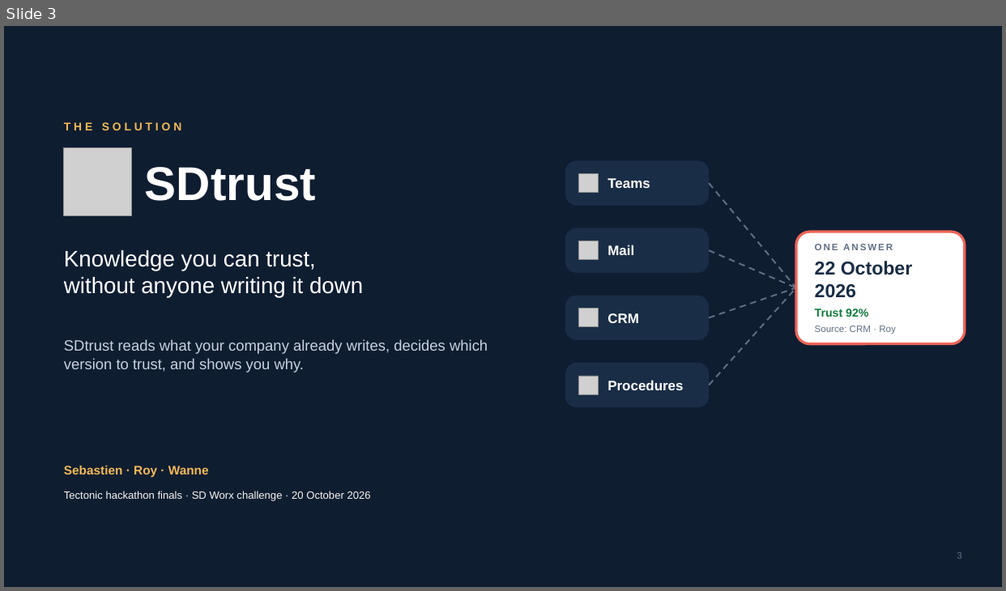
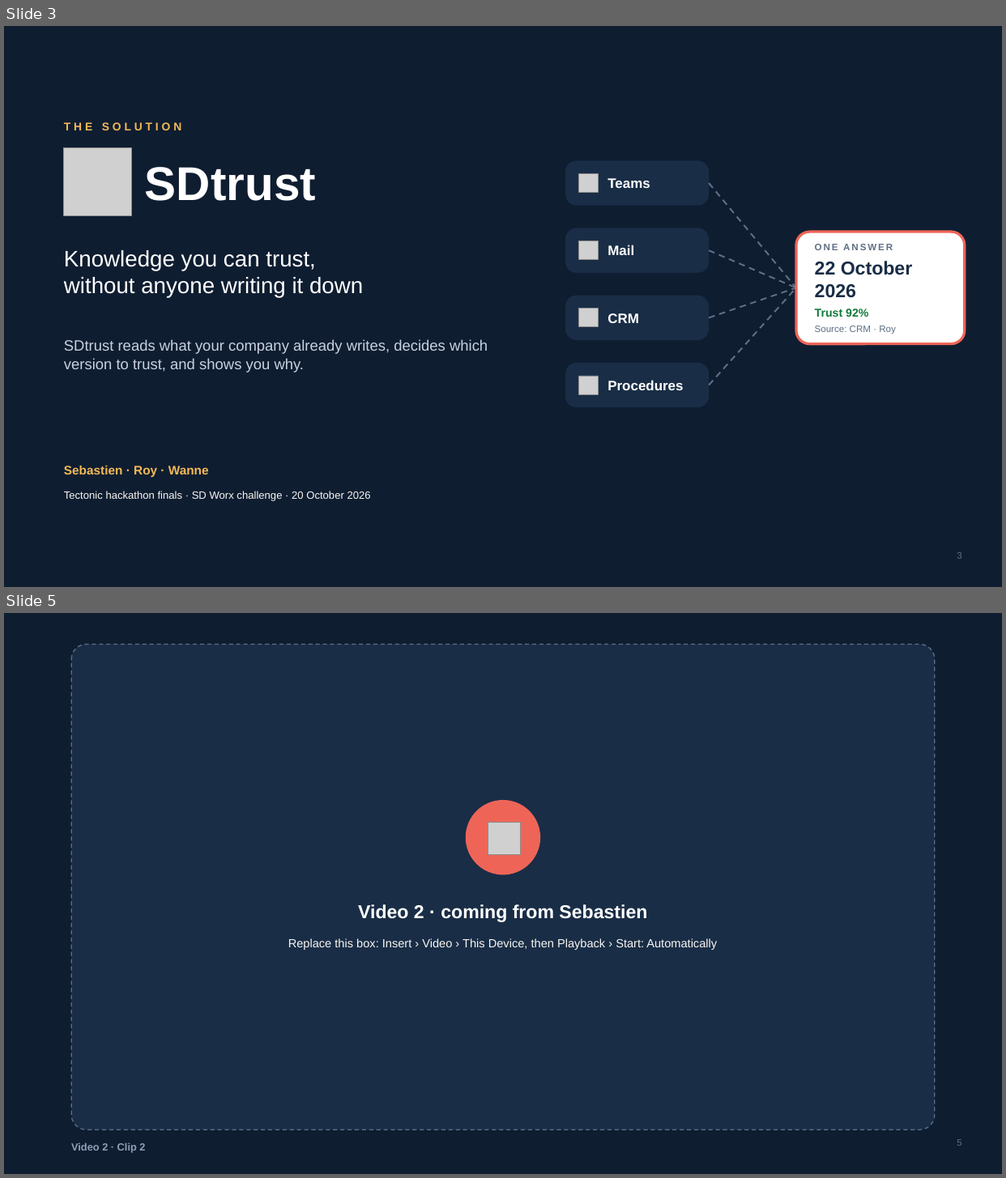
Before and after one commit to rheerkens/tectonic-hackathon-2026-october-finals, a slide deck: docs/pitch/SDtrust-pitch.pptx. Shown one above the other, each under a label of ours: slide 3 before the commit, slides 3 and 5 after it; the slides between them are not shown. The pictures are 1006x591 and 1006x1178 pixels, drawn with LibreOffice and Linux fonts; fonts in the diff are those of the drawing; grey boxes stand for pictures. Boxes give left, top, right and bottom in pixels: in the first picture for what was removed or moved away, otherwise in the second. Text is boxed around its words. In the diff, an @@ line names an element or a change of style, - is before the commit and + after.

```diff
--- a/docs/pitch/SDtrust-pitch.pptx
+++ b/docs/pitch/SDtrust-pitch.pptx
@@ slide 5 added at box(4, 613, 1002, 1174), background #0F1D31 @@
@@ rounded rectangle added at box(71, 645, 935, 1131), fill #192D46, outline #5F6F85 1 pt dashed @@
@@ ellipse added at box(466, 800, 541, 875), fill #EE6558 @@
@@ picture added at box(488, 823, 521, 855) @@
@@ text added at box(358, 905, 647, 922), 18 pt, text #FFFFFF, bold @@
+Video 2 · coming from Sebastien
@@ text added at box(288, 939, 717, 950), 11.4 pt, text #F8F6F1 @@
+Replace this box: Insert › Video › This Device, then Playback › Start: Automatically
@@ text added at box(71, 1143, 145, 1153), 10 pt, text #8FA0B5, bold @@
+Video 2 · Clip 2
@@ page number added at box(957, 1139, 961, 1146), 9 pt, text #5F6F85 @@
+5
```
Also in this commit, not shown: 4 other slides added, 3 slides removed, 8 other files.
